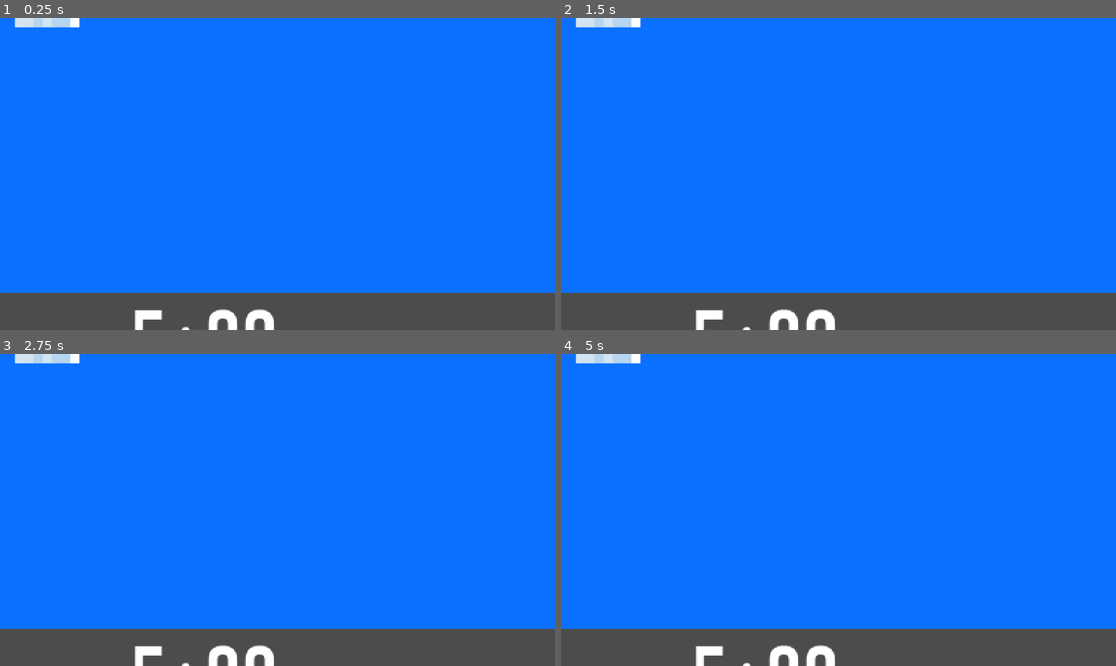
Above: before the commit, frames 1-4 (two rows, left to right).
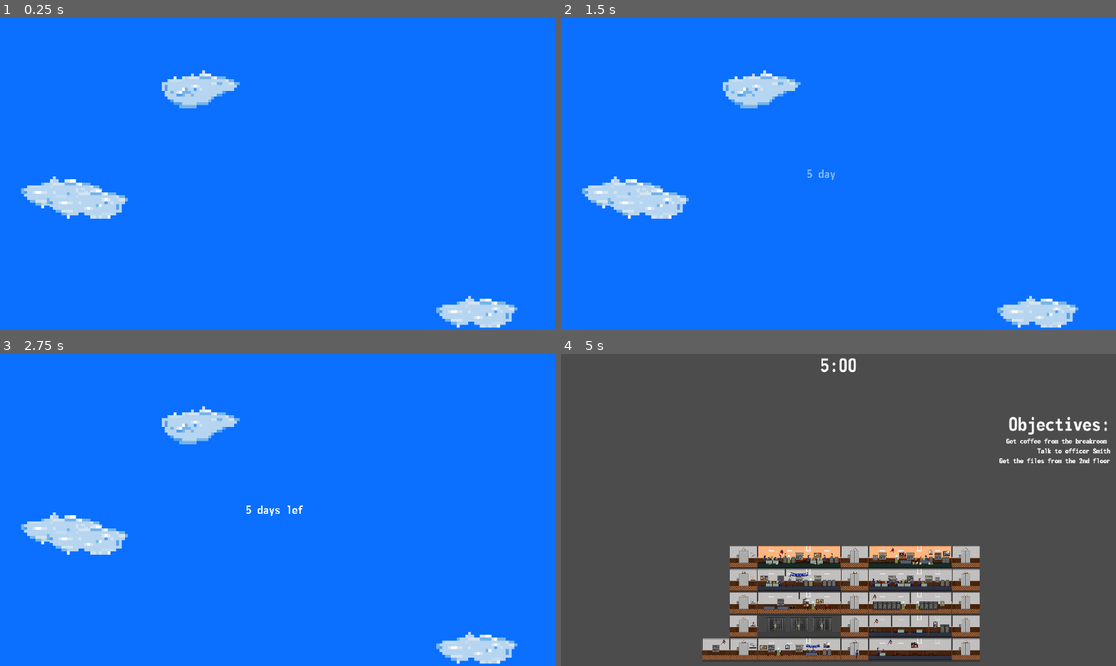
Above: after the commit, the same moments.

Repository: yimmit303/WGJ-149
Game: Godot game, scene res://Scenes/Level/Level.tscn
Two runs of this game, one before a commit and one after it. Both use one fixed random seed, a clock stepped at 60 frames per second and the inputs below. The project has no main scene, so this scene is started directly.
Inputs:
- Up to frame 1 (0.25 s): no input
- Up to frame 2 (1.5 s): tap Enter at 0.5 s; hold Shift (sprint) 0.53-1.28 s; hold D (move_right) from 0.53 s (still down); tap Space at 1.25 s; tap Shift (sprint) at 1.35 s
- Up to frame 3 (2.75 s): tap Enter at 2 s; release D (move_right) at 2.03 s; hold A (move_left) from 2.03 s (still down); hold Shift (sprint) from 2.03 s (still down)
- Up to frame 4 (5 s): tap Space at 2.75 s; release A (move_left) at 2.78 s; release Shift (sprint) at 2.78 s; hold D (move_right) 2.78-4.28 s; tap Shift (sprint) at 2.85, 4.35 s; hold Shift (sprint) 3.53-4.28 s; hold A (move_left) from 4.28 s (still down)

The runs differ from the first frame. In frame 1, 15% of the frame differs, in the area x 0-100%, y 0-100%; in frame 2, 15%; in frame 3, 15%; in frame 4, 93%.

Commit message:
Imported all floors and facade

Diff:
--- a/Scenes/Level/Level.tscn
+++ b/Scenes/Level/Level.tscn
@@ -9,6 +9,11 @@
 [ext_resource path="res://Scenes/Level/SkyPlaceholder.png" type="Texture" id=7]
 [ext_resource path="res://Scenes/Station/Environment/Cloud_3.png" type="Texture" id=8]
 [ext_resource path="res://Scenes/Station/Environment/Cloud_2.png" type="Texture" id=9]
+[ext_resource path="res://Scenes/Station/Station_Floor4.tscn" type="PackedScene" id=10]
+[ext_resource path="res://Scenes/Station/Station_Floor5.tscn" type="PackedScene" id=11]
+[ext_resource path="res://Scenes/Station/Station_Floor3.tscn" type="PackedScene" id=12]
+[ext_resource path="res://Scenes/Station/Station_Floor2.tscn" type="PackedScene" id=13]
+[ext_resource path="res://Scenes/Station/Facade.tscn" type="PackedScene" id=14]
 
 [sub_resource type="DynamicFont" id=1]
 size = 32
@@ -66,6 +71,25 @@
 [node name="Player" parent="ParallaxBackground/BGParallax" instance=ExtResource( 4 )]
 position = Vector2( 107.146, 1029.46 )
 
+[node name="Station_Floor1" parent="ParallaxBackground/BGParallax" instance=ExtResource( 6 )]
+position = Vector2( 488, 1064 )
+
+[node name="Station_Floor2" parent="ParallaxBackground/BGParallax" instance=ExtResource( 13 )]
+position = Vector2( 488, 984 )
+
+[node name="Station_Floor3" parent="ParallaxBackground/BGParallax" instance=ExtResource( 12 )]
+position = Vector2( 488, 904 )
+
+[node name="Station_Floor4" parent="ParallaxBackground/BGParallax" instance=ExtResource( 10 )]
+position = Vector2( 488, 824 )
+
+[node name="Station_Floor5" parent="ParallaxBackground/BGParallax" instance=ExtResource( 11 )]
+position = Vector2( 488, 744 )
+
+[node name="Facade" parent="ParallaxBackground/BGParallax" instance=ExtResource( 14 )]
+visible = false
+position = Vector2( 488, 1064 )
+
 [node name="ParallaxLayer1" type="ParallaxLayer" parent="ParallaxBackground"]
 motion_scale = Vector2( 1, 1.1 )
 
@@ -192,8 +216,5 @@
 __meta__ = {
 "_edit_use_anchors_": false
 }
-
-[node name="Station_Floor1" parent="." instance=ExtResource( 6 )]
-position = Vector2( 486.127, 1071.01 )
 [connection signal="camera_finsished" from="." to="UI/Timer" method="_on_Level_camera_finsished"]
 [connection signal="camera_finsished" from="." to="UI/ObjectiveList" method="_on_Level_camera_finsished"]
Not shown: 1 places in Scenes/Level/Level.tscn that only renumber resources
